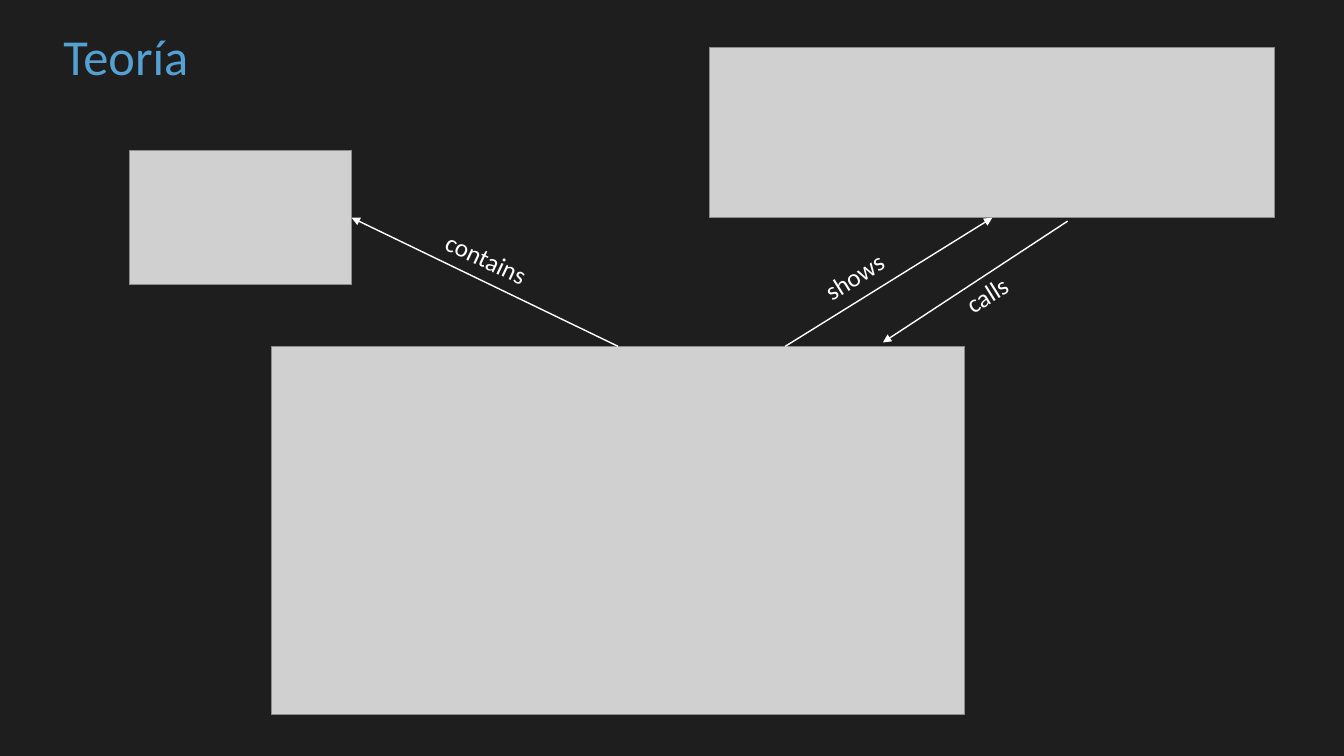
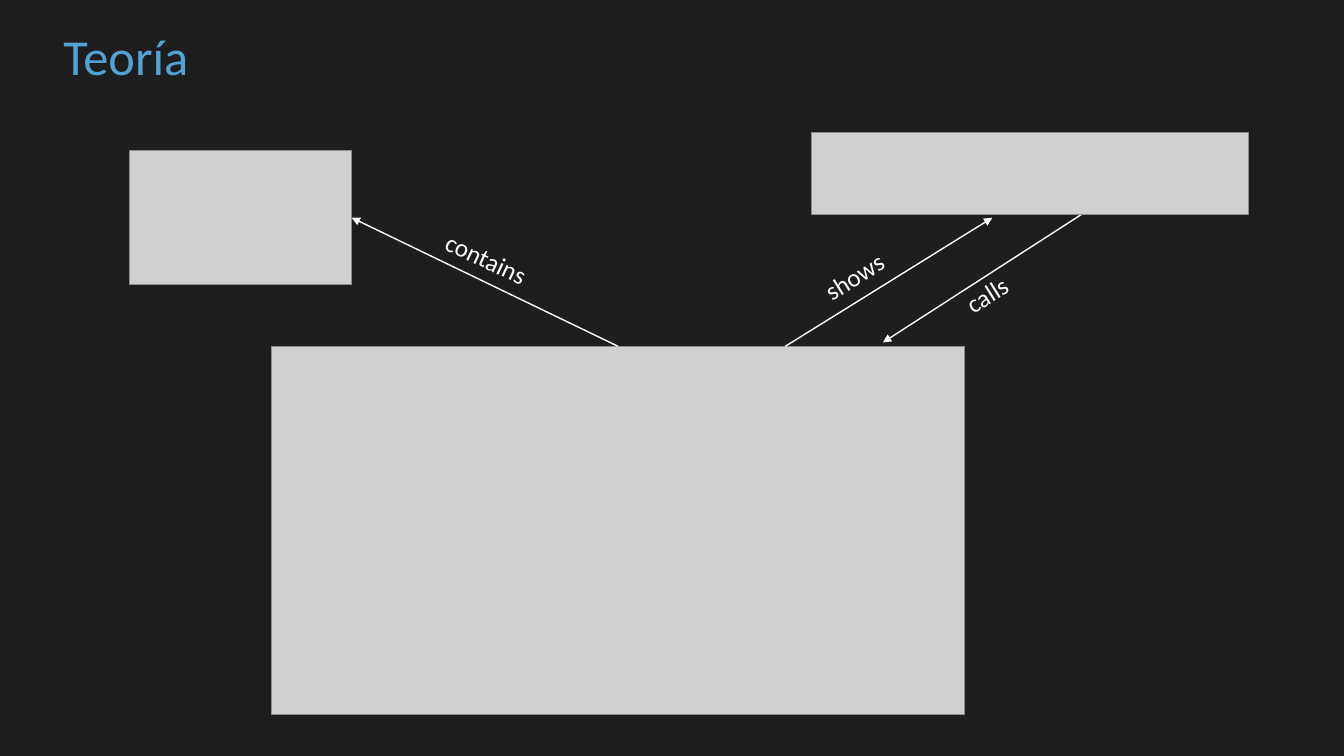
Before and after one commit to cbastos/jsdaycan2019-typescript-patterns, a slide deck: slide 35 of slides/Patrones de diseño con Typescript en el mundo real.pptx. Drawn at 1344x756 pixels with LibreOffice and Linux fonts; fonts in the diff are those of the drawing; grey boxes stand for pictures. Boxes give left, top, right and bottom in pixels: in the first picture for what was removed or moved away, otherwise in the second. Text is boxed around its words. In the diff, an @@ line names an element or a change of style, - is before the commit and + after.

```diff
--- a/slides/Patrones de diseño con Typescript en el mundo real.pptx
+++ b/slides/Patrones de diseño con Typescript en el mundo real.pptx
@@ picture removed at bbox=[710, 47, 1274, 218] @@
@@ picture added at bbox=[812, 132, 1249, 214] @@
@@ arrow moved from (883, 343) - (1068, 221) to (883, 343) - (1082, 215) @@
```
Also in this commit, not shown: 1 other slide changed, 15 other files.
